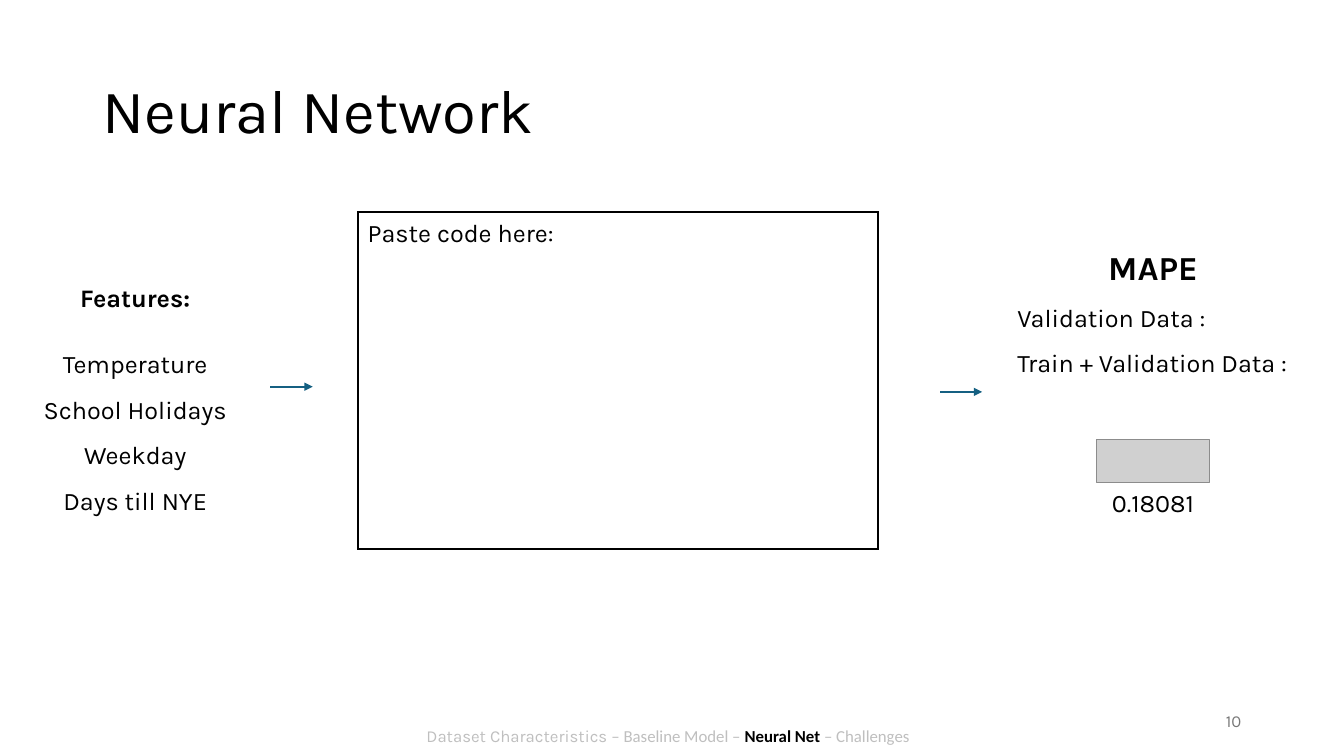
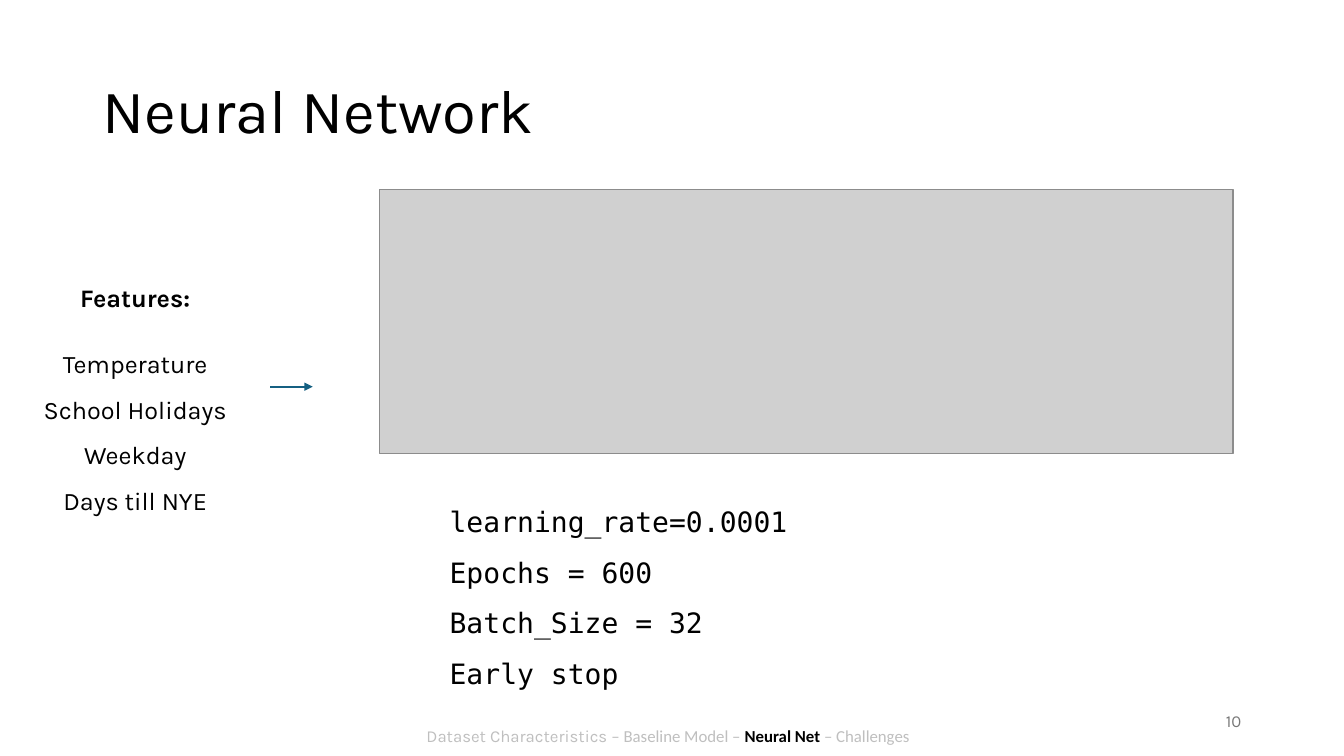
Before and after one commit to antonroefer/bakery-sales-prediction-group-3, a slide deck: slide 10 of 4_Presentation/Group 3.pptx. Drawn at 1344x756 pixels with LibreOffice and Linux fonts; fonts in the diff are those of the drawing; grey boxes stand for pictures. Boxes give left, top, right and bottom in pixels: in the first picture for what was removed or moved away, otherwise in the second. Text is boxed around its words. In the diff, an @@ line names an element or a change of style, - is before the commit and + after.

```diff
--- a/4_Presentation/Group 3.pptx
+++ b/4_Presentation/Group 3.pptx
@@ picture added at (x1=379, y1=191, x2=1233, y2=454) @@
@@ rectangle removed at (x1=358, y1=212, x2=878, y2=548) @@
-Paste code here:
@@ text removed at (x1=1017, y1=258, x2=1275, y2=373) @@
-MAPE
-Validation Data :
-Train + Validation Data :
@@ arrow removed from (941, 392) to (982, 392) @@
@@ picture removed at (x1=1097, y1=440, x2=1210, y2=483) @@
@@ text removed at (x1=1112, y1=496, x2=1194, y2=513) @@
-0.18081
@@ text added at (x1=450, y1=510, x2=788, y2=690), 20 pt, text #000000 @@
+learning_rate=0.0001
+Epochs = 600
+Batch_Size = 32
+Early stop
```
Also in this commit, not shown: 4 other slides changed, 1 slide added.
